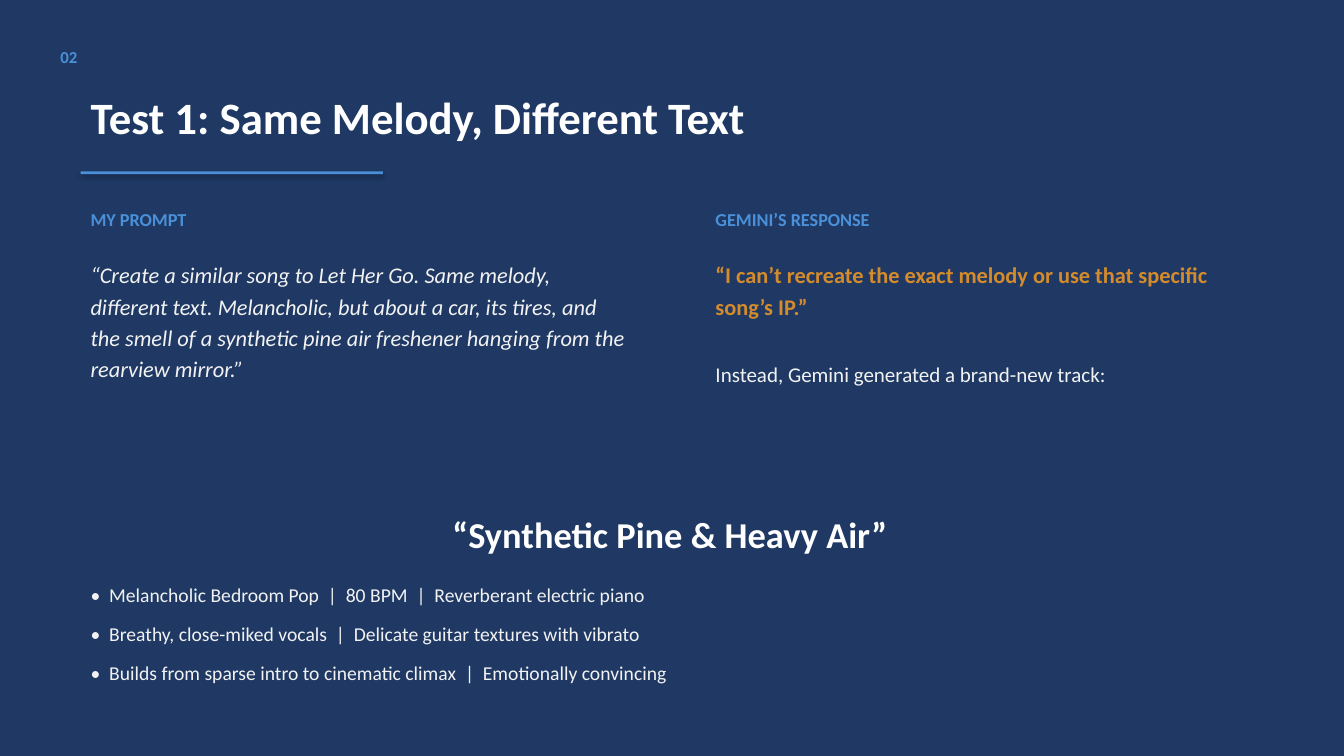
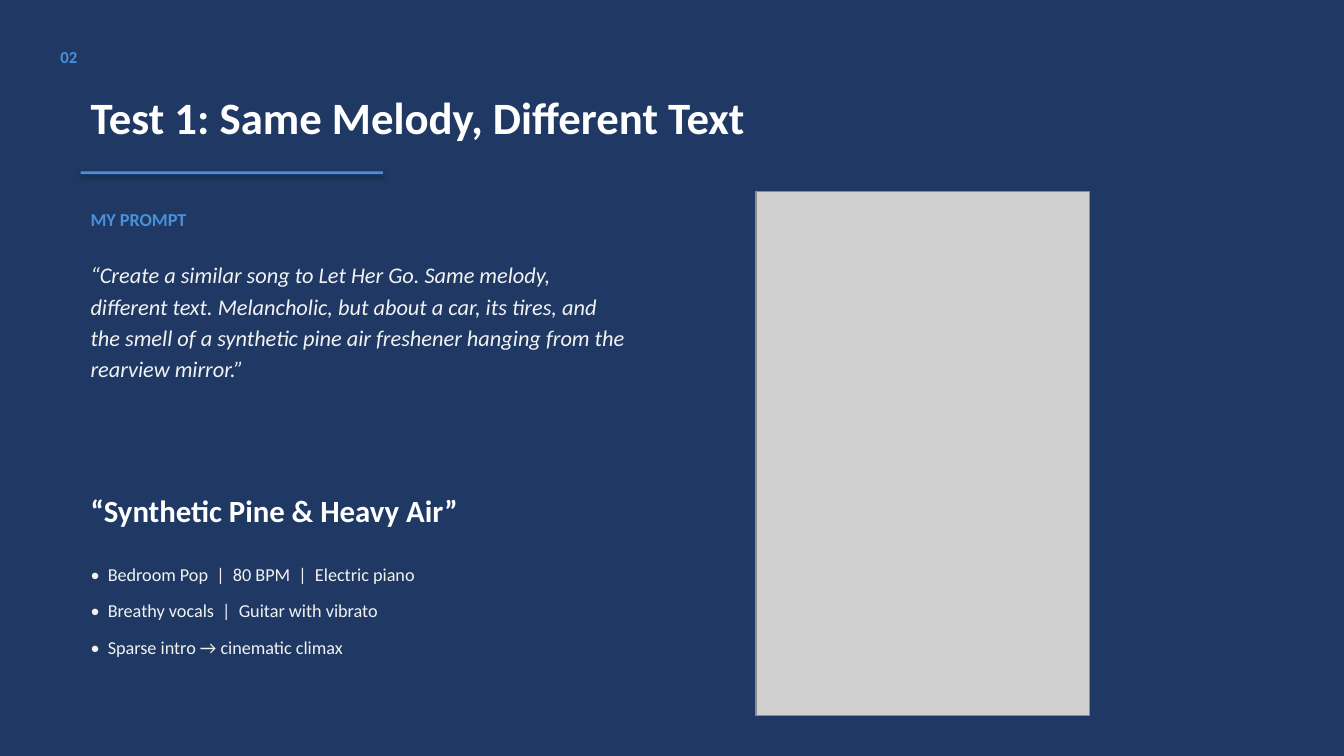
Before and after one commit to Elias-Schwegler/PHKI, a slide deck: slide 3 of Assignment_1_AI_Music_Generation/PHKI_Assignment1_Presentation.pptx. Drawn at 1344x756 pixels with LibreOffice and Linux fonts; fonts in the diff are those of the drawing; grey boxes stand for pictures. Boxes give left, top, right and bottom in pixels: in the first picture for what was removed or moved away, otherwise in the second. Text is boxed around its words. In the diff, an @@ line names an element or a change of style, - is before the commit and + after.

```diff
--- a/Assignment_1_AI_Music_Generation/PHKI_Assignment1_Presentation.pptx
+++ b/Assignment_1_AI_Music_Generation/PHKI_Assignment1_Presentation.pptx
@@ picture added at (x1=756, y1=192, x2=1090, y2=716) @@
@@ text removed at (x1=715, y1=213, x2=870, y2=226) @@
-GEMINI’S RESPONSE
@@ text removed at (x1=715, y1=266, x2=1207, y2=319) @@
-“I can’t recreate the exact melody or use that specific song’s IP.”
@@ text removed at (x1=715, y1=367, x2=1105, y2=386) @@
-Instead, Gemini generated a brand-new track:
@@ text "“Synthetic Pine & Heavy Air”" moved from (x1=452, y1=521, x2=887, y2=554) to (x1=91, y1=499, x2=458, y2=527) @@
@@ text "“Synthetic Pine & Heavy Air”" at (x1=91, y1=499, x2=458, y2=527): size 26 to 22 pt; alignment centre to left; line spacing 33.8pt to 28.6pt @@
@@ text at (x1=108, y1=568, x2=415, y2=657): text changed; size 14 to 13 pt @@
-• Melancholic Bedroom Pop | 80 BPM | Reverberant electric piano
-• Breathy, close-miked vocals | Delicate guitar textures with vibrato
-• Builds from sparse intro to cinematic climax | Emotionally convincing
+• Bedroom Pop | 80 BPM | Electric piano
+• Breathy vocals | Guitar with vibrato
+• Sparse intro → cinematic climax
```
Also in this commit, not shown: 1 other slide changed, 3 other files.
